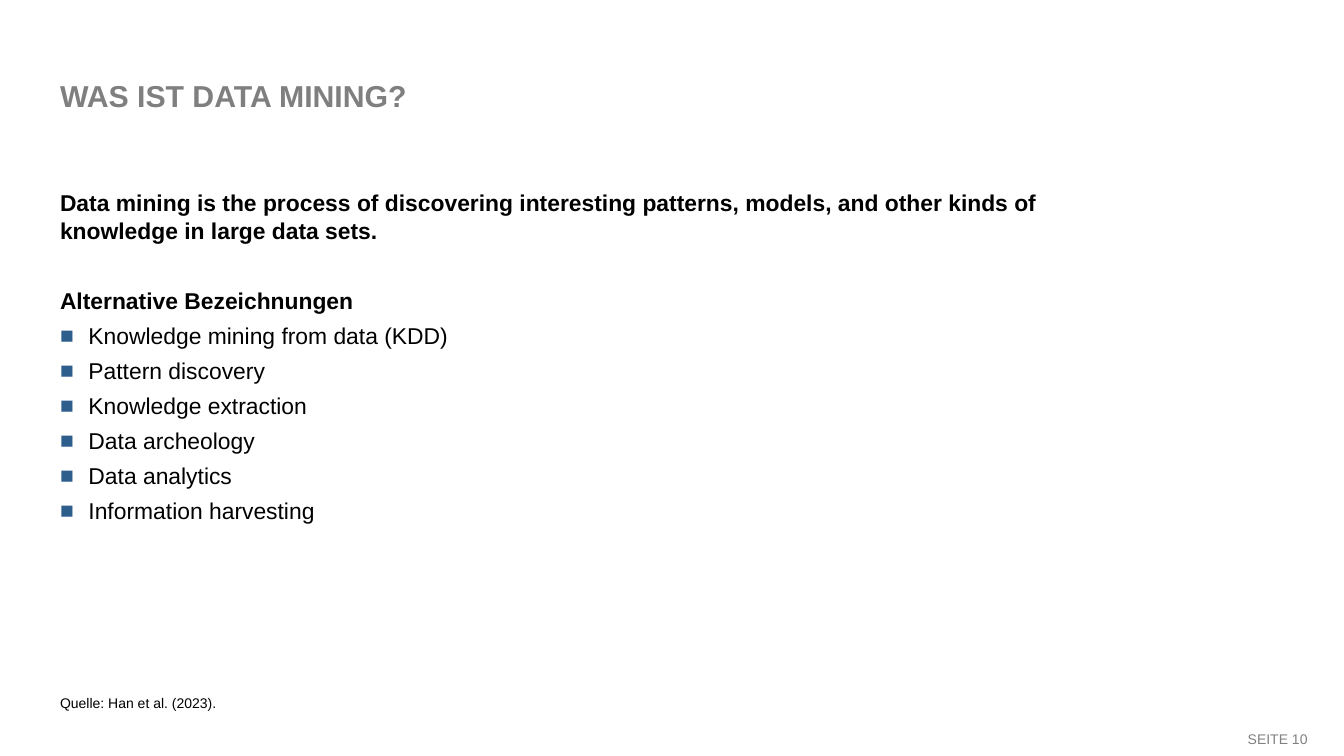
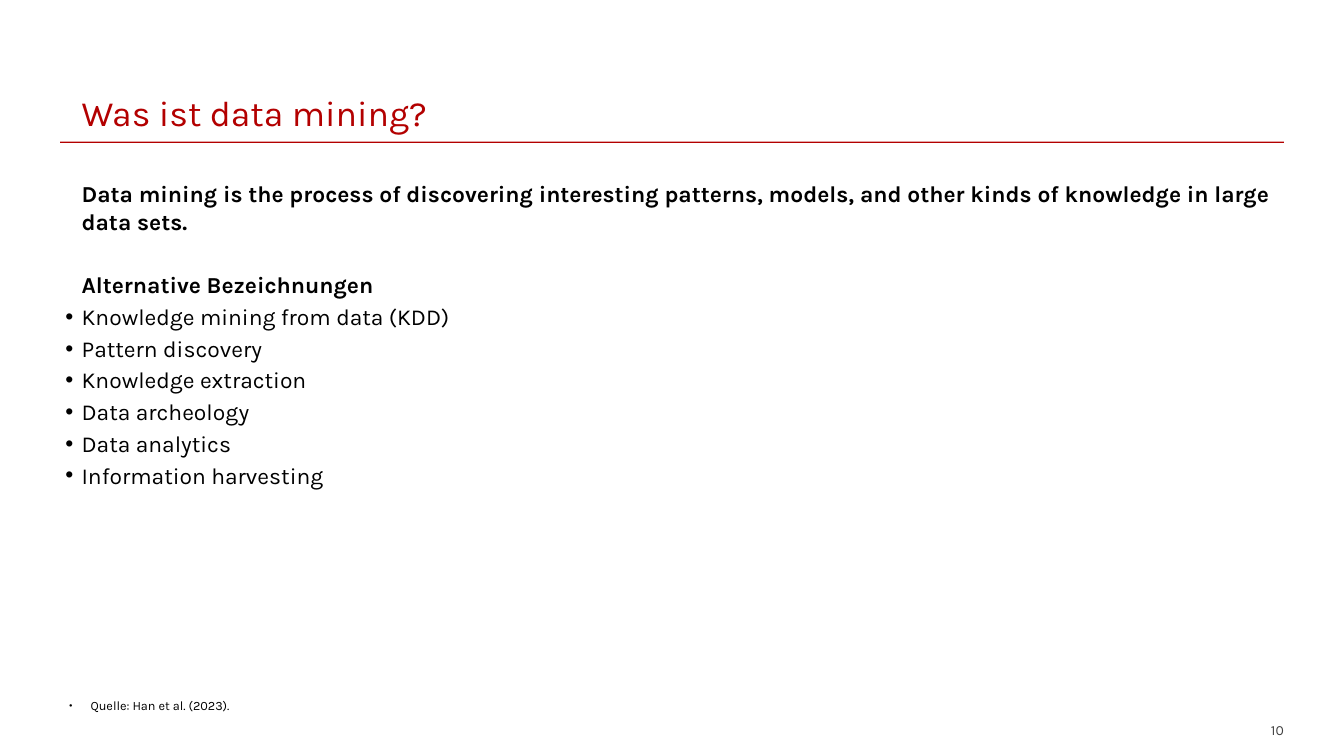
Before and after one commit to franzmohr/intro-data-mining-de, a slide deck: slide 10 of data-mining.odp. Drawn at 1344x756 pixels with LibreOffice and Linux fonts; fonts in the diff are those of the drawing. Boxes give left, top, right and bottom in pixels: in the first picture for what was removed or moved away, otherwise in the second. Text is boxed around its words. In the diff, an @@ line names an element or a change of style, - is before the commit and + after.

```diff
--- a/data-mining.odp
+++ b/data-mining.odp
@@ title "Was ist data mining?" at (82,101,427,134): vertical alignment middle to bottom @@
@@ title at (82,101,427,134): text changed; size 23.8 to 28 pt; font Arial to Karla; text colour #7F7F7F to #B30000; bold off @@
-WAS IST DATA MINING?
+Was ist data mining?
@@ line added from (60, 143) to (1284, 143), #B30000 0.99 pt @@
@@ text "Data mining is the process ..." at (82,185,1269,490): font Arial to Karla; indent changed; less space between paragraphs; bullet ■ to •; bullet colour #2E5E8C to #000000 @@
@@ text "Quelle: Han et al. (2023).": place and size @@
-text "Quelle: Han et al. (2023)." at (60,698,216,711)
+text "Quelle: Han et al. (2023)." at (91,701,230,712)
@@ text "Quelle: Han et al. (2023)." at (91,701,230,712): size 11 to 10 pt, font Arial to Karla; bullet none to ●; less space between paragraphs @@
@@ page number at (1271,726,1284,735): vertical alignment middle to bottom @@
@@ page number at (1271,726,1284,735): text changed; font Arial to Karla; text colour #808080 to #404040 @@
-SEITE 10
+10
```
Also in this commit, not shown: 31 other slides changed.
